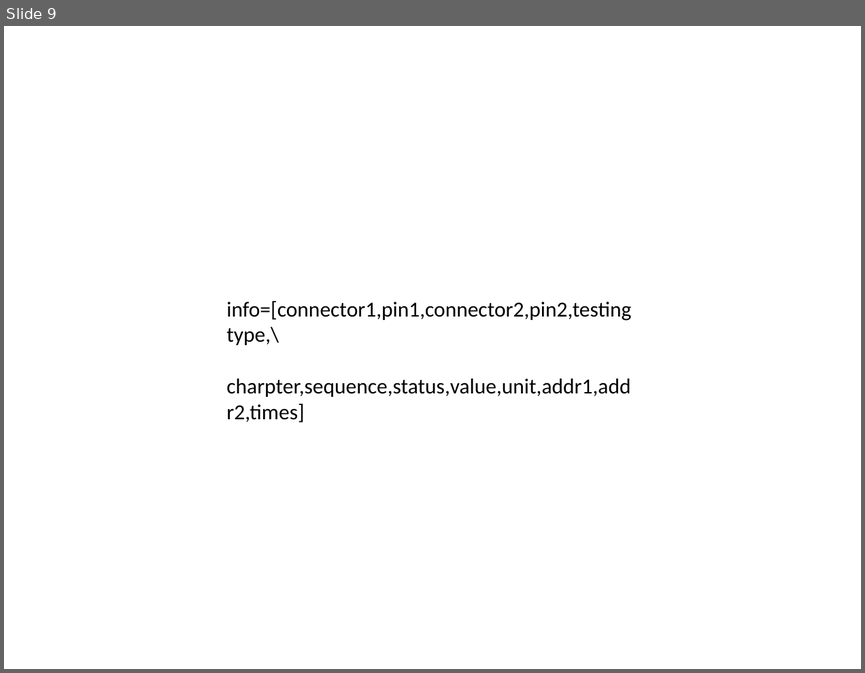
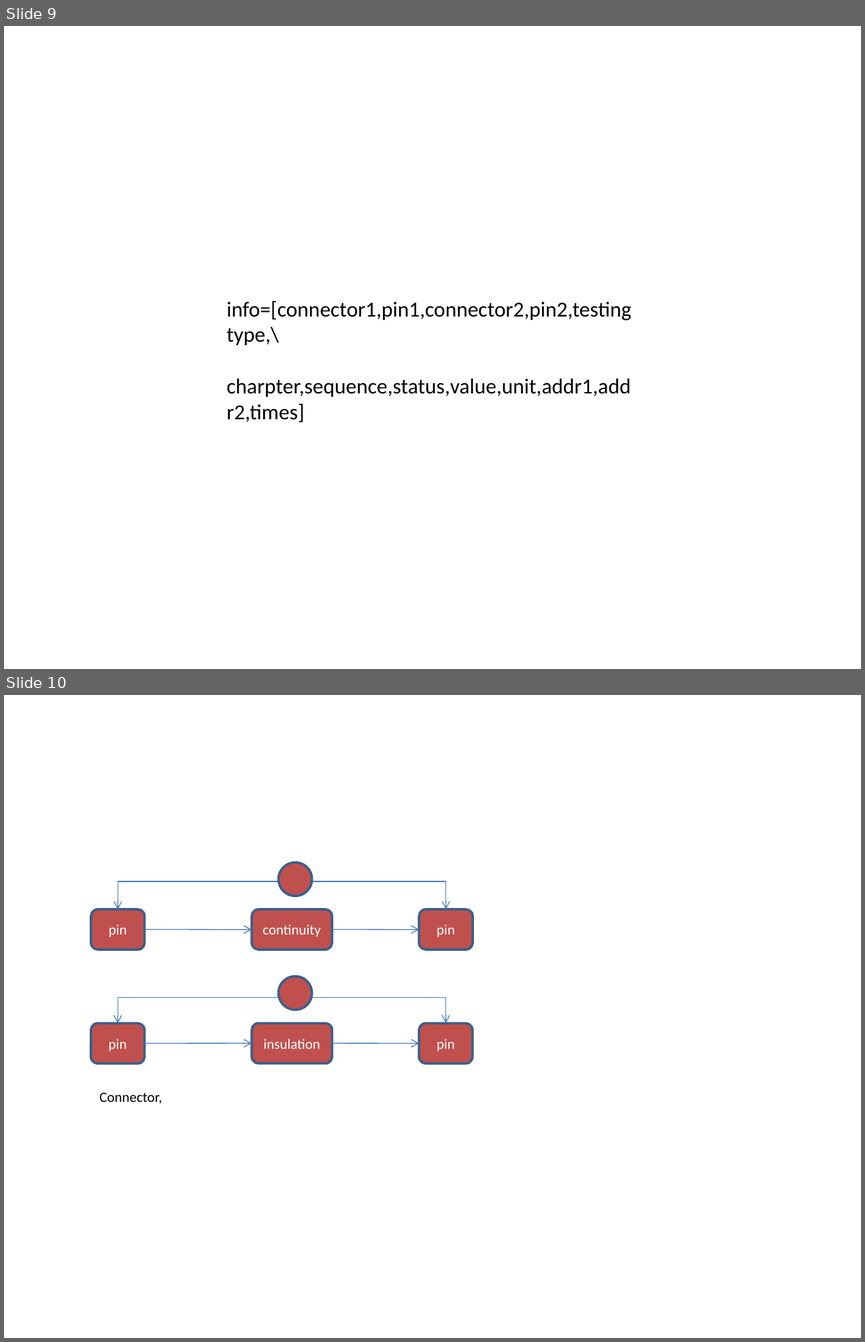
Before and after one commit to TestProcessOffice/WireIntegrationTest, a slide deck: doc/WIT.pptx. Shown one above the other, each under a label of ours: slide 9 before the commit, slides 9 and 10 after it. The pictures are 865x673 and 865x1342 pixels, drawn with LibreOffice and Linux fonts; fonts in the diff are those of the drawing. Boxes give left, top, right and bottom in pixels: in the first picture for what was removed or moved away, otherwise in the second. Text is boxed around its words. In the diff, an @@ line names an element or a change of style, - is before the commit and + after.

```diff
--- a/doc/WIT.pptx
+++ b/doc/WIT.pptx
@@ slide 10 added at [4, 695, 861, 1338], background #FFFFFF @@
@@ ellipse added at [278, 862, 311, 896], fill #C0504D, outline #3A5F8C 2 pt @@
@@ elbow double arrow added from (118, 909) to (446, 909), #4B7EBC 0.75 pt @@
@@ rounded rectangle added at [92, 909, 145, 949], fill #C0504D, outline #3A5F8C 2 pt, 12 pt, text #FFFFFF @@
+pin
@@ rounded rectangle added at [252, 909, 332, 949], fill #C0504D, outline #3A5F8C 2 pt, 12 pt, text #FFFFFF @@
+continuity
@@ rounded rectangle added at [419, 909, 473, 949], fill #C0504D, outline #3A5F8C 2 pt, 12 pt, text #FFFFFF @@
+pin
@@ arrow added from (145, 929) to (252, 930), #4B7EBC 0.75 pt @@
@@ arrow added from (332, 929) to (419, 930), #4B7EBC 0.75 pt @@
@@ ellipse added at [278, 976, 311, 1009], fill #C0504D, outline #3A5F8C 2 pt @@
@@ elbow double arrow added from (118, 1023) to (446, 1023), #4B7EBC 0.75 pt @@
@@ rounded rectangle added at [90, 1023, 145, 1064], fill #C0504D, outline #3A5F8C 2 pt, 12 pt, text #FFFFFF @@
+pin
@@ rounded rectangle added at [252, 1023, 332, 1064], fill #C0504D, outline #3A5F8C 2 pt, 12 pt, text #FFFFFF @@
+insulation
@@ rounded rectangle added at [419, 1023, 473, 1064], fill #C0504D, outline #3A5F8C 2 pt, 12 pt, text #FFFFFF @@
+pin
@@ arrow added from (145, 1043) to (252, 1043), #4B7EBC 0.75 pt @@
@@ arrow added from (332, 1043) to (419, 1043), #4B7EBC 0.75 pt @@
@@ text added at [99, 1092, 162, 1104], 12 pt, text #000000 @@
+Connector,
```
Also in this commit, not shown: 7 other files.
